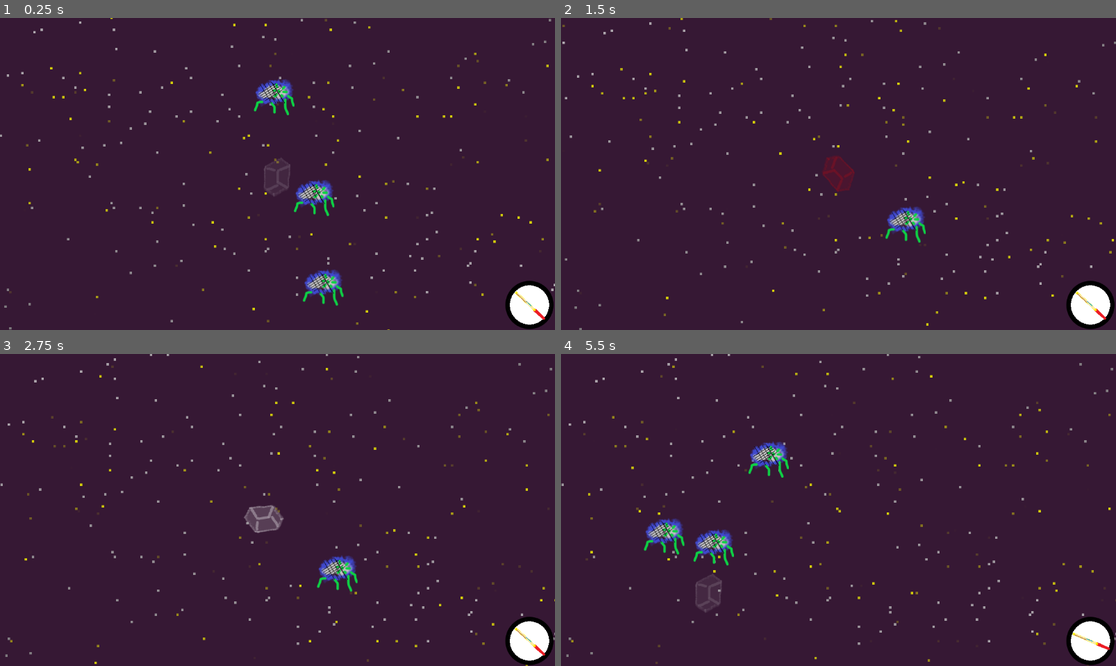
Above: before the commit, frames 1-4 (two rows, left to right).
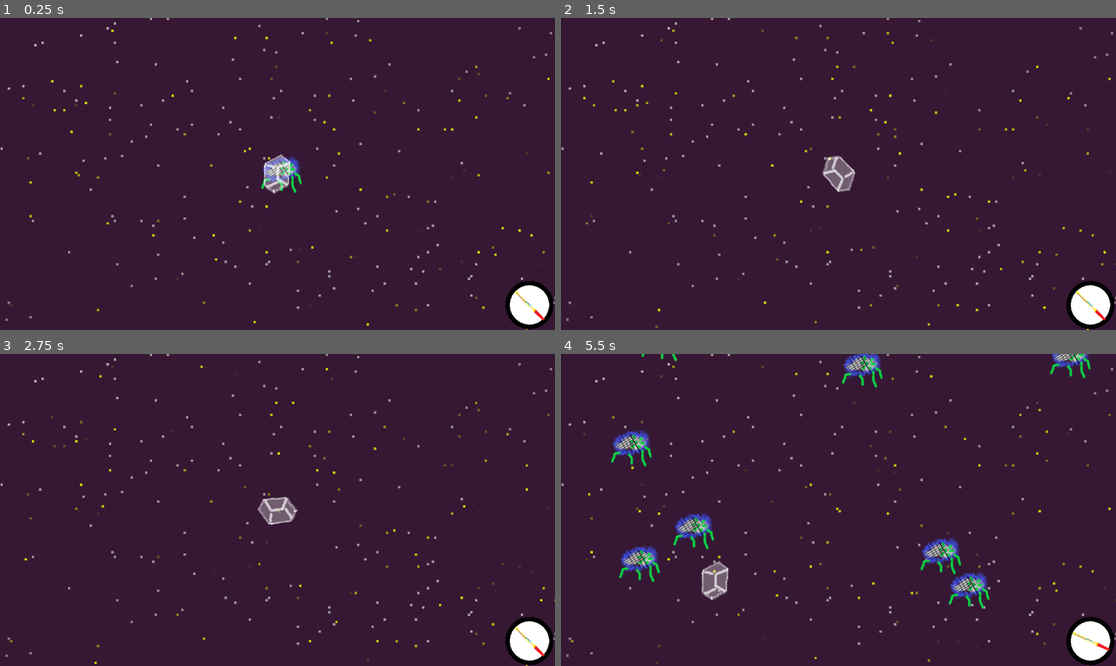
Above: after the commit, the same moments.

Repository: minicago/shika
Game: Godot game, scene res://tscns/game.tscn
The game is run twice, just before and just after one commit, with the same random seed, the same clock (stepped at 60 frames per second) and the same inputs.
Inputs (mouse positions are in pixels of both pictures, inside the frame that each line leads up to):
- Up to frame 1 (0.25 s): no input
- Up to frame 2 (1.5 s): move the mouse to (960, 158) at 0.52 s; press the mouse at (960, 158) at 0.53 s; hold Right (right) 0.53-1.28 s; move the mouse to (727, 189) at 1.27 s; release the mouse at (727, 189) at 1.28 s; hold Down (down) from 1.28 s (still down); click (727, 189) at 1.35 s
- Up to frame 3 (2.75 s): move the mouse to (333, 441) at 2.02 s; release Down (down) at 2.03 s; press the mouse at (333, 441) at 2.03 s; hold Right (right) from 2.03 s (still down)
- Up to frame 4 (5.5 s): move the mouse to (810, 572) at 2.77 s; release Right (right) at 2.78 s; release the mouse at (810, 572) at 2.78 s; hold Up (up) 2.78-3.53 s; click (810, 572) at 2.85 s; move the mouse to (1005, 556) at 3.52 s; press the mouse at (1005, 556) at 3.53 s; hold Left (left) 3.53-5.03 s; move the mouse to (672, 463) at 4.27 s; release the mouse at (672, 463) at 4.28 s; click (672, 463) at 4.35 s; move the mouse to (866, 510) at 5.02 s; press the mouse at (866, 510) at 5.03 s; hold Down (down) from 5.03 s (still down)

The runs differ from the first frame. In frame 1, 3.9% of the frame differs, in the area x 0-100%, y 0-100%; in frame 2, 2.8%; in frame 3, 1.3%; in frame 4, 5.3%, in the area x 9-99%, y 0-96%.

Commit message:
summon new monster

Diff:
--- a/scripts/UI/world.gd
+++ b/scripts/UI/world.gd
@@ -51,6 +51,7 @@
 func get_objs() -> Array[Obj]:
 	var ret : Array[Obj] = []
 
+	if not get_rider().alive: return []
 	#for child in get_children() :
 	#	print(child)
 
--- a/scripts/function/objs/monster.gd
+++ b/scripts/function/objs/monster.gd
@@ -17,30 +17,51 @@
 		else : _self.speed = Vector2(0.0, 0.0)
 		_self.timer_set("spider_AI", _self.addon_info["spider_AI_cool_time"])
 
+static func abandon_AI(_self:Obj_function ,delta):
+	var world:World = _self.get_father()
+	var rider_pos = world.get_rider().get_obj_position()
+	if (_self.position-rider_pos).length() > _self.addon_info["abandon_dist"] :
+		_self.kill()
 
-func AI_init():
+
+func AI_data_init():
+	maxhealth = 100.0
+	health = 100.0
 	addon_info_append("spider_AI_cool_time", 0.5)
 	addon_info_append("follow_AI_cool_time", 1.0)
 	addon_info_append("follow_AI_miss_rate", 0.5)
+	addon_info_append("abandon_dist", 2000.0)
 
-
+func AIs_append():
 	AI_append("follow")
 	AI_append("spider")
+	AI_append("abandon")
 
 func bump_handler_init():
 	bump_handler_append("box")
+	bump_handler_append("rider")
+
 
 func bump_info_init():
 	addon_info_append("collider", lowlevel)
 	addon_info_append("box", 10.0)
 	addon_info_append("mass", 8.0)
 	addon_info_append("type","monster")
+	addon_info_append("attack",10.0)
 	#bump_info_append("once",false)
+
+static func bump_handler_rider(collidee : Obj_function, info : Dictionary):
+	#print("kill")
+	if info.get("type", "") == "rider":
+		info.get("collider").take_damage(collidee.addon_info["attack"])
+
 
 static func _static_init():
 	Register_table.obj_type["monster"] = Monster_function
+	Register_table.handlers["rider"] = Callable(Monster_function,"bump_handler_rider")
 	Register_table.AI["follow"] = Callable(Monster_function, "follow_AI")
 	Register_table.AI["spider"] = Callable(Monster_function, "spider_AI")
+	Register_table.AI["abandon"] = Callable(Monster_function, "abandon_AI")
 	print("monster function static init done")
 
 static func UI_instance() -> Obj_UI:
--- a/scripts/function/objs/obj.gd
+++ b/scripts/function/objs/obj.gd
@@ -17,6 +17,17 @@
 #var life_time : float = 0.0
 var timers : Dictionary = {}
 var modulate : Color = Color(1.0,1.0,1.0)
+
+func take_damage(damage):
+	if timer_get("invincible") == 0.0:
+		health -= damage
+		if health < 0 :
+			health = 0
+			kill()
+		if health > maxhealth :
+			health = maxhealth
+		timer_set("hurt", 0.20)
+		timer_set("invincible", 1.0)
 
 func kill():
 	lowlevel.kill()
@@ -112,8 +123,15 @@
 func AI_append(name):
 	AI_dic[name] = Register_table.AI[name]
 
+func AI_data_init():
+	pass
+
+func AIs_append():
+	pass
+
 func AI_init():
-	pass
+	AI_data_init()
+	AIs_append()
 
 func timer_set(key, value):
 	timers[key] = value
@@ -132,6 +150,7 @@
 		else : return
 
 static func bump_handler_box(collidee :Obj_function, info : Dictionary):
+	if (collidee.lowlevel.timestamp) < info.get("collider").timestamp : return
 	var m1 = collidee.get_addon_info()["mass"]
 	var m2 = info.get("mass", -1.0)
 	if m2 > 0.0:
--- a/scripts/function/objs/rider.gd
+++ b/scripts/function/objs/rider.gd
@@ -11,7 +11,7 @@
 func spinLoss() : return addon_info.get("spinLoss")
 
 static func rider_AI(_self:Obj_function ,delta):
-	print(_self.get_real_speed())
+	#print(_self.get_real_speed())
 	_self.speed *= exp(-_self.resist()*delta)
 
 	if Input.is_action_pressed("up") :
@@ -60,6 +60,9 @@
 
 func AI_data_init():
 	spinable = true
+	maxhealth = 100.0
+	health = 100.0
+	addon_info_append("attack",50.0)
 
 	addon_info_append("resist", 0.9)
 	addon_info_append("lineResist", 50.0)
@@ -70,8 +73,7 @@
 	addon_info_append("spinRate", PI)
 	addon_info_append("spinLoss", 0.8)
 
-func AI_init():
-	AI_data_init()
+func AIs_append():
 	AI_append("rider")
 	AI_append("modulate_invincible")
 	AI_append("modulate_hurt")
@@ -82,11 +84,12 @@
 
 static func bump_handler_monster(collidee :Obj_function, info : Dictionary):
 	if info.get("type", "") == "monster":
+		info.get("collider").take_damage(collidee.addon_info["attack"])
 		#info.get("collider",null).kill()
-		if collidee.timer_get("invincible") == 0.0:
-			print("hurt")
-			collidee.timer_set("hurt", 0.20)
-			collidee.timer_set("invincible", 1.0)
+		#if collidee.timer_get("invincible") == 0.0:
+			#print("hurt")
+			#collidee.timer_set("hurt", 0.20)
+			#collidee.timer_set("invincible", 1.0)
 
 static func _static_init():
 	Register_table.handlers["home"] = Callable(Rider_function,"bump_handler_home")
--- a/scripts/function/world.gd
+++ b/scripts/function/world.gd
@@ -29,9 +29,10 @@
 	home.set_obj_position(Vector2(500,500))
 
 func instance_monster():
+	print("instance")
 	var monster = Obj.new()
 	monster.obj_init("monster",null,lowlevel)
-	monster.set_obj_position(Vector2(randi_range(-200,200),randi_range(-200,200)))
+	monster.set_obj_position(randf_range(1500.0,2000.0)*Vector2(1.0,0).rotated(randf_range(0,2*PI))+get_rider().get_obj_position())
 	monsters.append(monster)
 
 func get_objs() -> Array[Obj]:
@@ -39,4 +40,7 @@
 
 func function_process(delta):
 	Bump_manager.manager_process(get_objs(), delta)
-	if(monsters.size()<3): instance_monster()
+	for monster in monsters:
+		if monster == null :
+			monsters.erase(monster)
+	if(monsters.size()<20): instance_monster()
--- a/scripts/lowlevel/bump_manager.gd
+++ b/scripts/lowlevel/bump_manager.gd
@@ -5,12 +5,15 @@
 
 
 static func manager_process(handle_list :Array[Obj], delta):
-	for collidee in handle_list:
+	for i in range(0,handle_list.size()):
 		#print(collidee)
-		for collider in handle_list:
-
+		for j in range(i + 1,handle_list.size()):
+			var collider = handle_list[i]
+			var collidee = handle_list[j]
 			if collider != collidee :
-				if collidee.allow_bump(collider):
-					if not Geometry2D.intersect_polygons( collider.get_polygon_in_world(), collidee.get_polygon_in_world()).is_empty() :
+				if not Geometry2D.intersect_polygons( collider.get_polygon_in_world(), collidee.get_polygon_in_world()).is_empty() :
+					if collidee.allow_bump(collider):
 						collidee.bump_handler(collider.get_addon_info())
+					if collider.allow_bump(collidee):
+						collider.bump_handler(collidee.get_addon_info())
 	pass
--- a/scripts/lowlevel/obj.gd
+++ b/scripts/lowlevel/obj.gd
@@ -5,6 +5,10 @@
 var function : Obj_function
 var UI : Obj_UI
 var alive = true
+var timestamp
+
+func take_damage(damage):
+	function.take_damage(damage)
 
 func kill():
 	alive = false
@@ -59,6 +63,8 @@
 		if father != null : father.UI.add_child(UI)
 	else :
 		UI = binder
+	timestamp = father.timestamp
+	father.timestamp += 1
 	UI.lowlevel = self
 	function.lowlevel = self
 	function.all_init()
--- a/scripts/lowlevel/world.gd
+++ b/scripts/lowlevel/world.gd
@@ -3,6 +3,7 @@
 
 var UI : World_UI
 var function : World_function
+var timestamp = 0
 
 func get_rider():
 	return function.get_rider()
